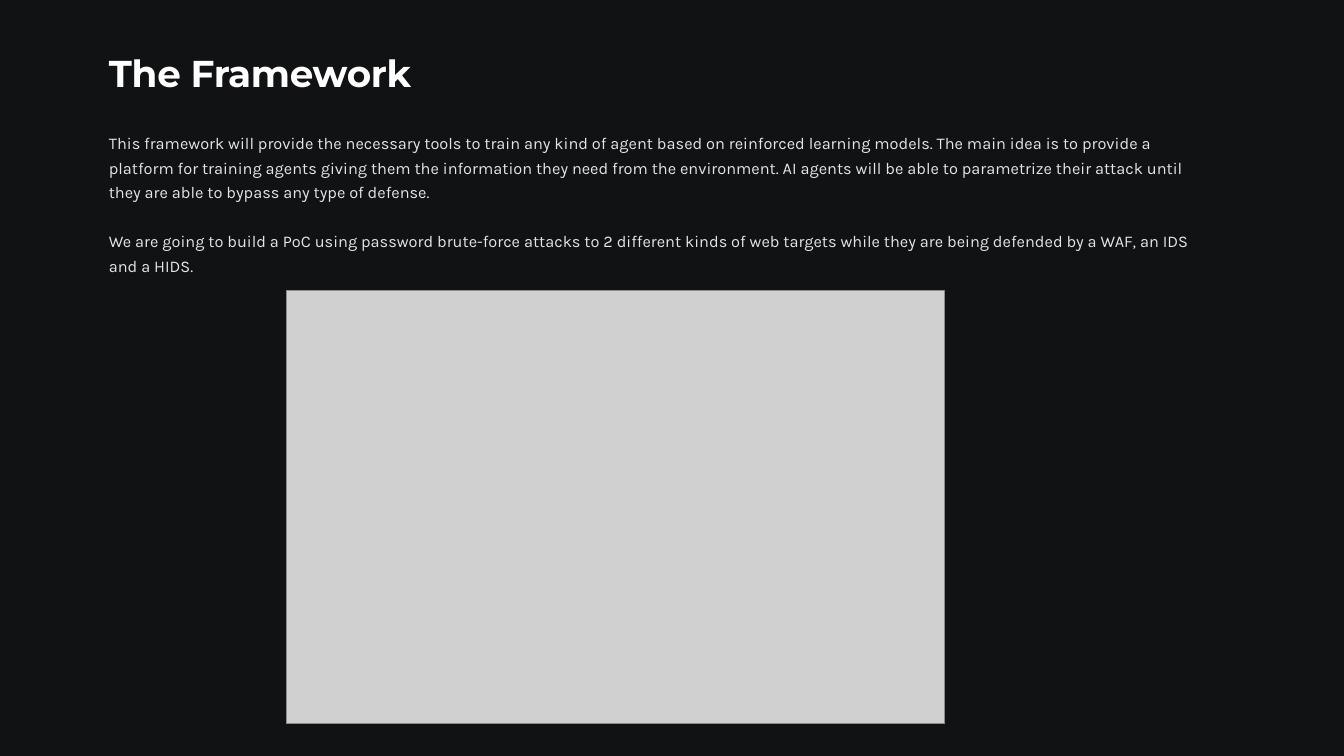
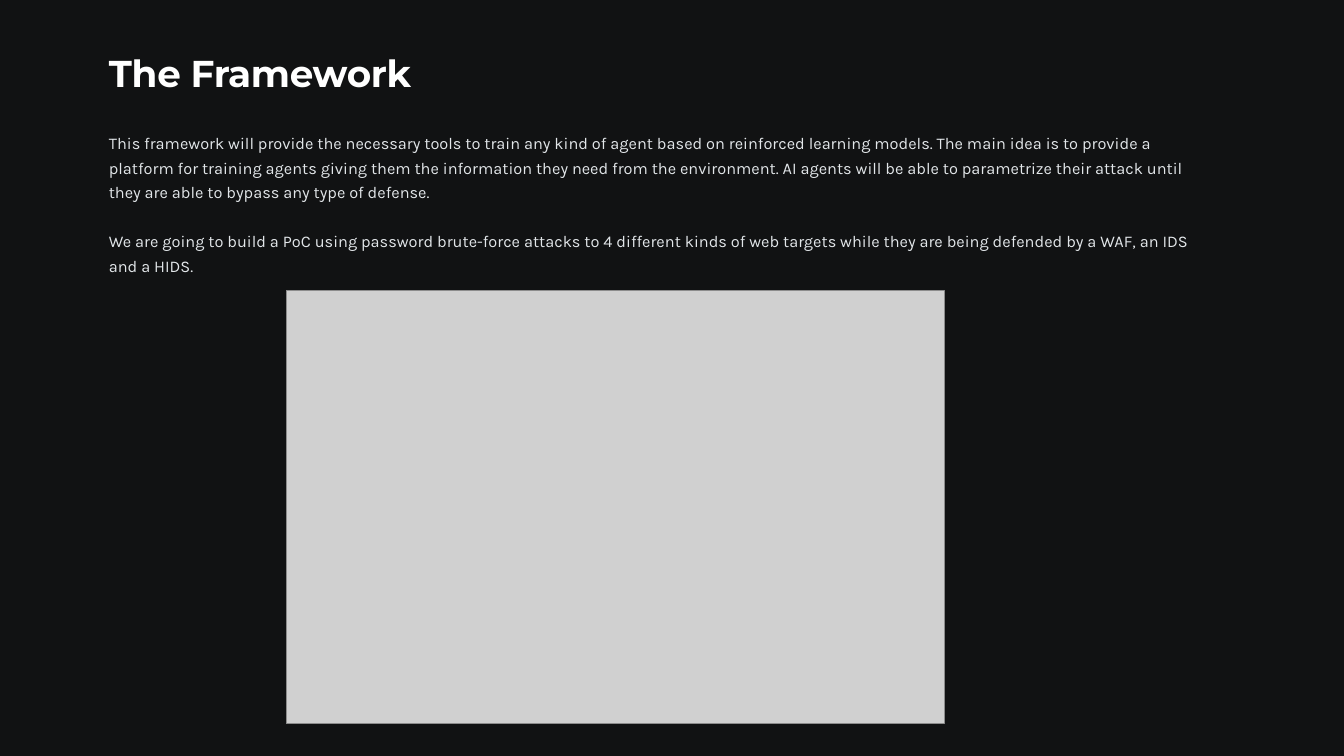
Before and after one commit to flacman/IH3A, a slide deck: slide 2 of IH3A-Intelligent-Hacking-Auto-Attacking-Agent-Framework.pptx. Drawn at 1344x756 pixels with LibreOffice and Linux fonts; fonts in the diff are those of the drawing; grey boxes stand for pictures; background and template pictures are left out. Boxes give left, top, right and bottom in pixels: in the first picture for what was removed or moved away, otherwise in the second. Text is boxed around its words. In the diff, an @@ line names an element or a change of style, - is before the commit and + after.

Commit message:
Presentation and update

```diff
--- a/IH3A-Intelligent-Hacking-Auto-Attacking-Agent-Framework.pptx
+++ b/IH3A-Intelligent-Hacking-Auto-Attacking-Agent-Framework.pptx
@@ text at <box>109,235,1188,272</box>: text changed @@
-We are going to build a PoC using password brute-force attacks to 2 different kinds of web targets while they are being defended by a WAF, an IDS and a HIDS.
+We are going to build a PoC using password brute-force attacks to 4 different kinds of web targets while they are being defended by a WAF, an IDS and a HIDS.
```
Also in this commit, not shown: 3 other files.
